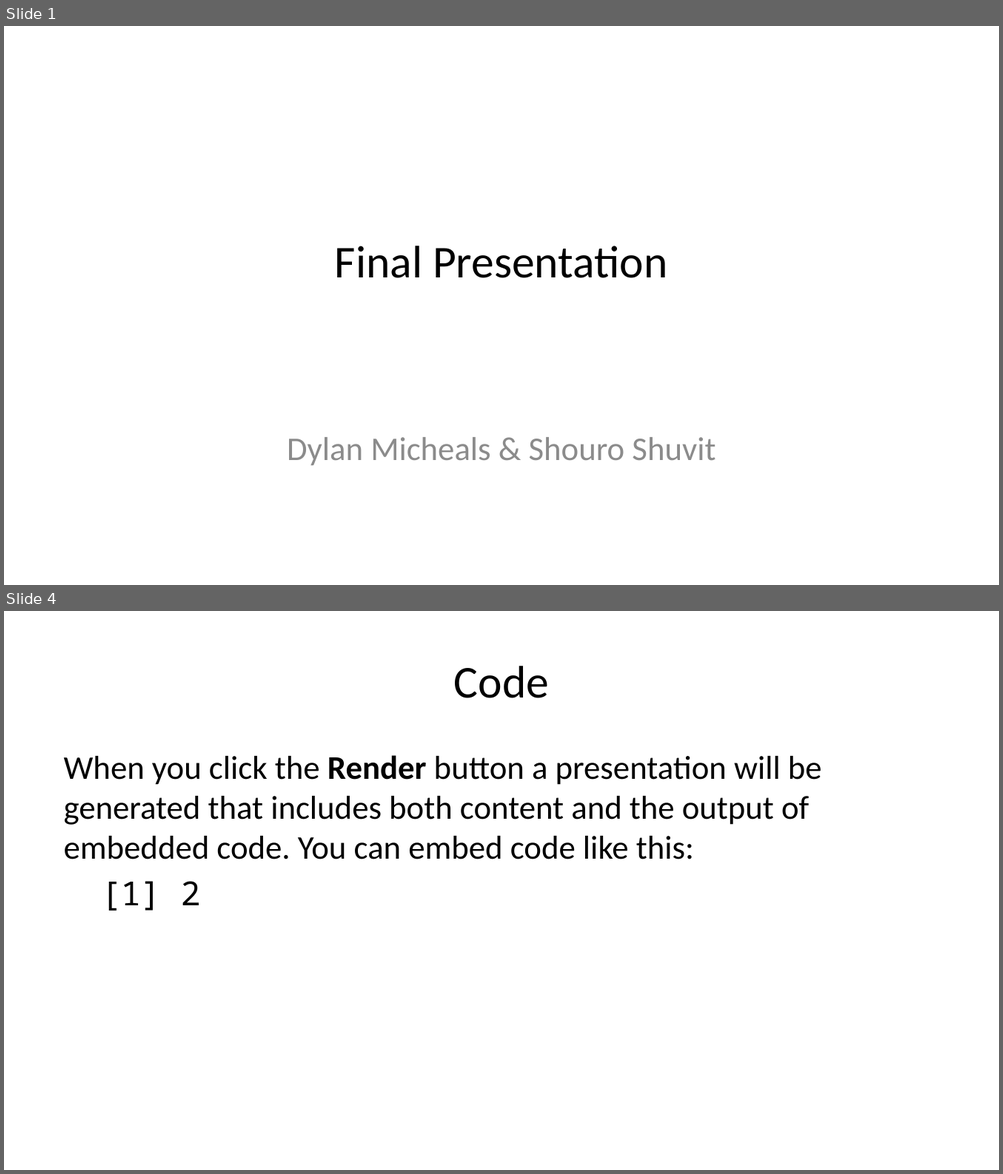
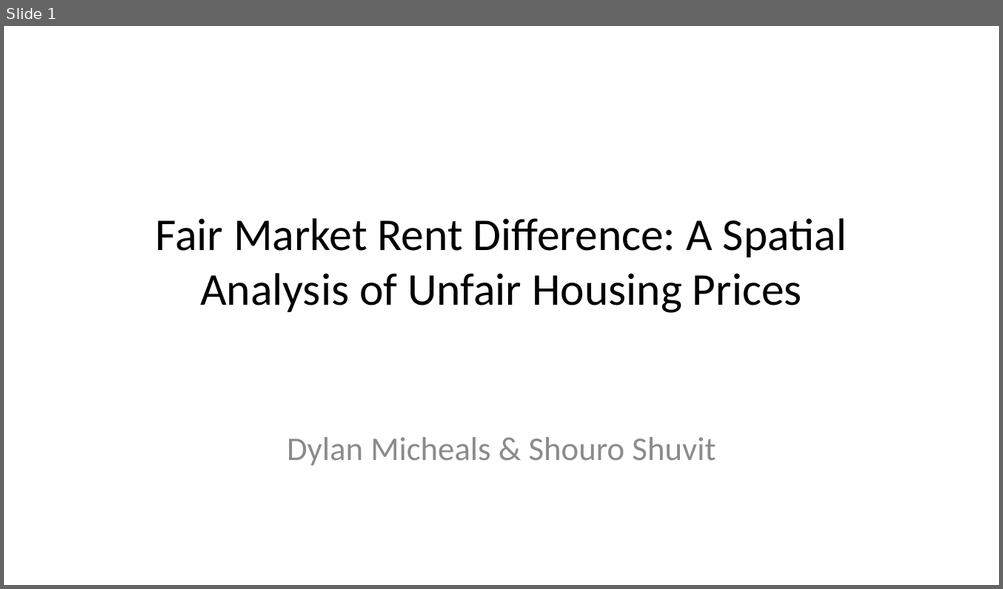
Before and after one commit to dylpickle123780/STAT489_Research_Project, a slide deck: presentation/final-presentation.pptx. Shown one above the other, each under a label of ours: slides 1 and 4 before the commit, slide 1 after it; the slides between them are not shown. The pictures are 1003x1174 and 1003x589 pixels, drawn with LibreOffice and Linux fonts; fonts in the diff are those of the drawing. Boxes give left, top, right and bottom in pixels: in the first picture for what was removed or moved away, otherwise in the second. Text is boxed around its words. In the diff, an @@ line names an element or a change of style, - is before the commit and + after.

```diff
--- a/presentation/final-presentation.pptx
+++ b/presentation/final-presentation.pptx
@@ slide 4 removed at box(4, 611, 999, 1170), background #FFFFFF @@
@@ title removed at box(454, 666, 549, 698) @@
-Code
@@ text removed at box(64, 755, 822, 911) @@
-When you click the Render button a presentation will be generated that includes both content and the output of embedded code. You can embed code like this:
-[1] 2
@@ slide 1 changed as well @@
@@ title at box(156, 218, 846, 313): text changed @@
-Final Presentation
+Fair Market Rent Difference: A Spatial Analysis of Unfair Housing Prices
```
Also in this commit, not shown: 5 slides added, 2 other slides removed, 1 other file.
